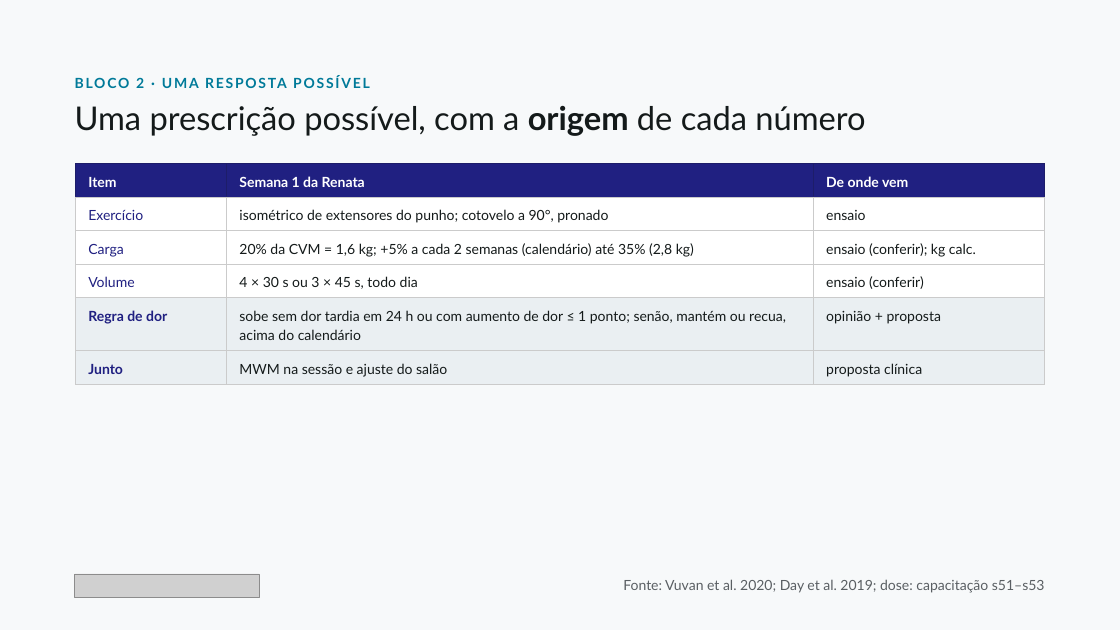
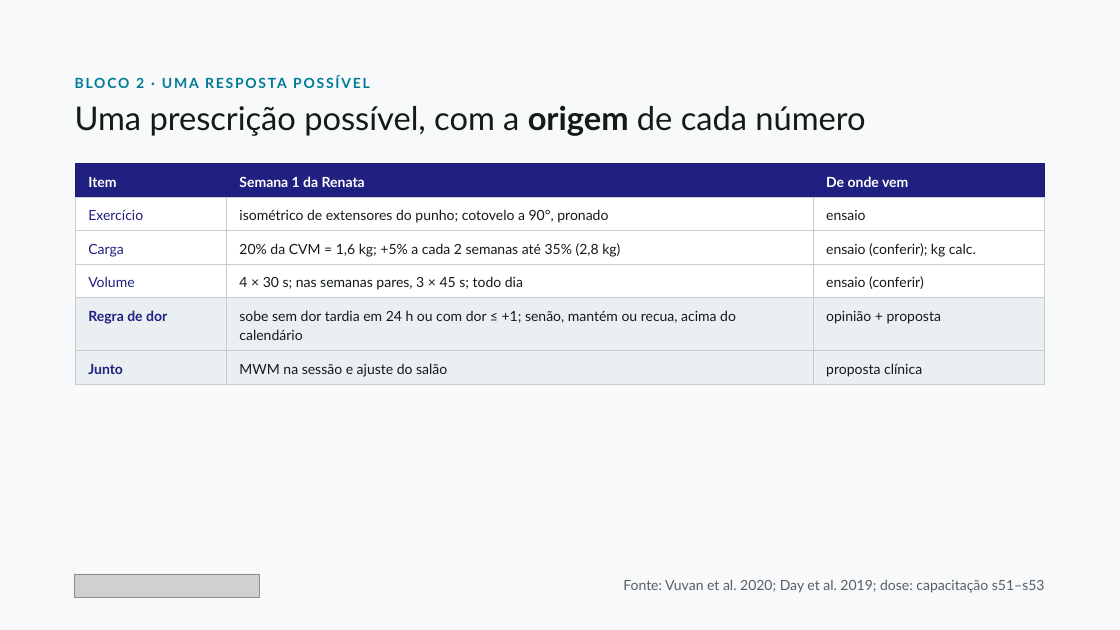
Before and after one commit to dossantosdanieel/illic, a slide deck: slide 13 of aulas/2026-11-cotovelo-lateral-2-reabilitacao/04_aula/cotovelo-lateral-2-reabilitacao.pptx. Drawn at 1120x630 pixels with LibreOffice and Linux fonts; fonts in the diff are those of the drawing; grey boxes stand for pictures. Boxes give left, top, right and bottom in pixels: in the first picture for what was removed or moved away, otherwise in the second. Text is boxed around its words. In the diff, an @@ line names an element or a change of style, - is before the commit and + after.

```diff
--- a/aulas/2026-11-cotovelo-lateral-2-reabilitacao/04_aula/cotovelo-lateral-2-reabilitacao.pptx
+++ b/aulas/2026-11-cotovelo-lateral-2-reabilitacao/04_aula/cotovelo-lateral-2-reabilitacao.pptx
@@ table at [76, 164, 1045, 385] @@
-row 3, column 2: 20% da CVM = 1,6 kg; +5% a cada 2 semanas (calendário) até 35% (2,8 kg)
+row 3, column 2: 20% da CVM = 1,6 kg; +5% a cada 2 semanas até 35% (2,8 kg)
-row 4, column 2: 4 × 30 s ou 3 × 45 s, todo dia
+row 4, column 2: 4 × 30 s; nas semanas pares, 3 × 45 s; todo dia
-row 5, column 2: sobe sem dor tardia em 24 h ou com aumento de dor ≤ 1 ponto; senão, mantém ou recua, acima do calendário
+row 5, column 2: sobe sem dor tardia em 24 h ou com dor ≤ +1; senão, mantém ou recua, acima do calendário
```
Also in this commit, not shown: 6 other slides changed, 23 other files.
